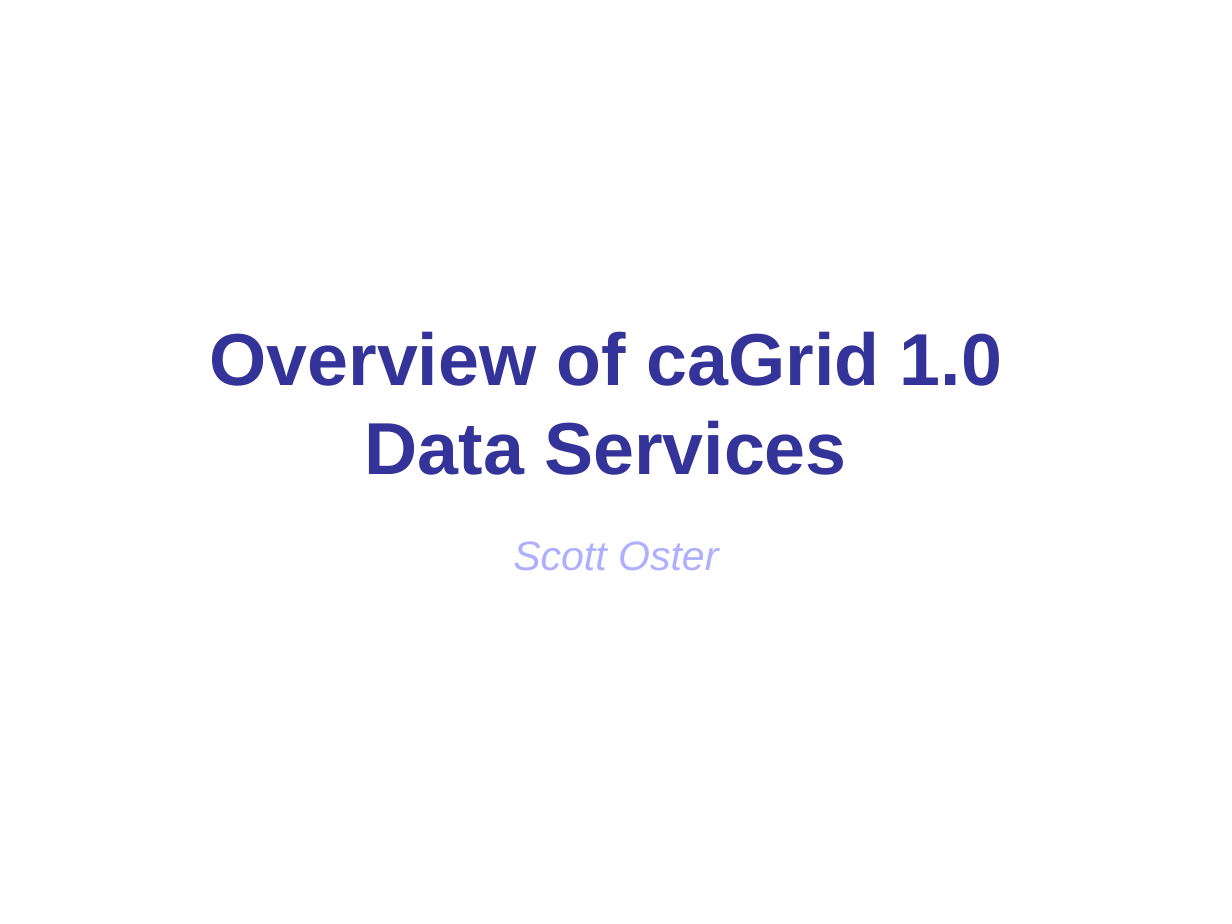
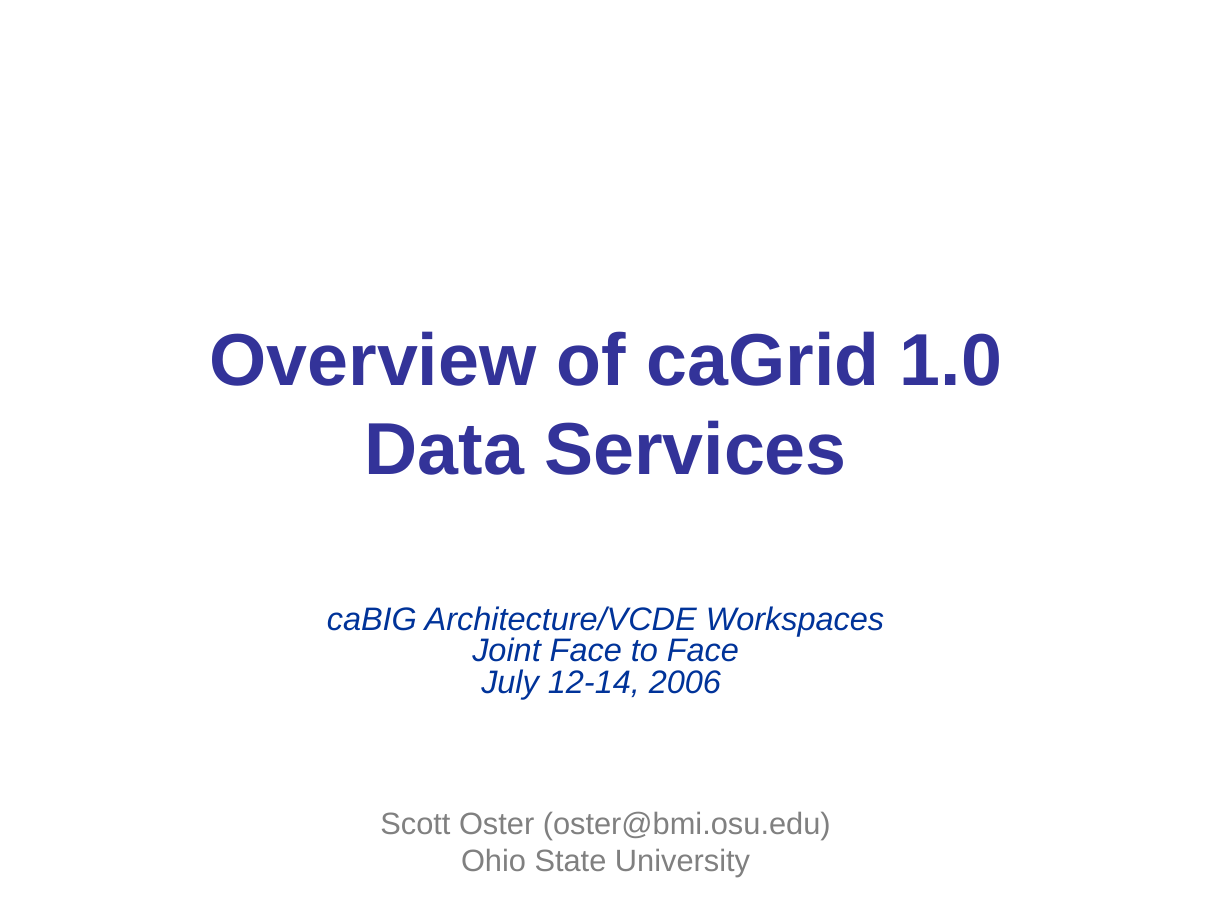
Before and after one commit to NCIP/cagrid-docs, a slide deck: slide 27 of presentations/200607_VCDE_ARCH/caGrid-1.0_Beta_Data-Services.ppt (slide 22 before the commit). Drawn at 1232x924 pixels with LibreOffice and Linux fonts; fonts in the diff are those of the drawing; background and template pictures are left out. Boxes give left, top, right and bottom in pixels: in the first picture for what was removed or moved away, otherwise in the second. Text is boxed around its words. In the diff, an @@ line names an element or a change of style, - is before the commit and + after.

```diff
--- a/presentations/200607_VCDE_ARCH/caGrid-1.0_Beta_Data-Services.ppt
+++ b/presentations/200607_VCDE_ARCH/caGrid-1.0_Beta_Data-Services.ppt
@@ subtitle removed at [513,541,718,570] @@
-Scott Oster
@@ subtitle added at [327,606,884,699], 19 pt, text #003399, italic @@
+caBIG Architecture/VCDE Workspaces
+Joint Face to Face
+July 12-14, 2006
@@ text added at [380,811,831,877], 18 pt, text #808080 @@
+Scott Oster (oster@bmi.osu.edu)
+Ohio State University
```
Also in this commit, not shown: 3 other slides changed, 1 slide added, 8 slides removed.
